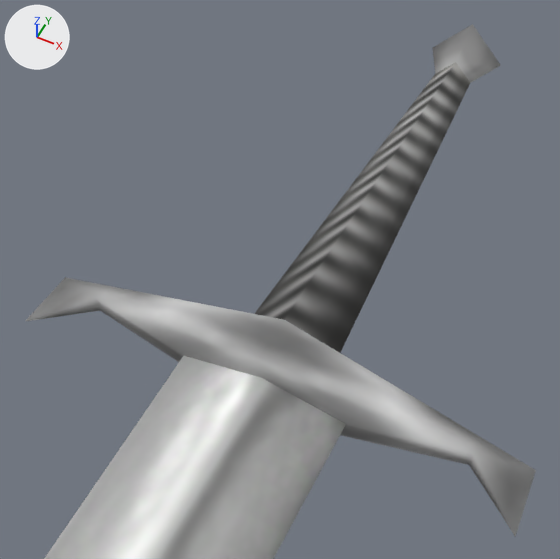
The Blender file models/items/weapons/medieval_weapons/one_handed_sword_1.blend as it was, and as the next commit left it.
Before and after are seen from a 50 mm lens placed at (0.047, 0.0534, 0.1482), pointed at (-0.0183, 0.1839, -0.0149). The axes (+X, +Y, +Z) are drawn at upper left. The lights are the same throughout. The first picture is the older version.

In view in the first picture: 'Blade', 'Handle'.
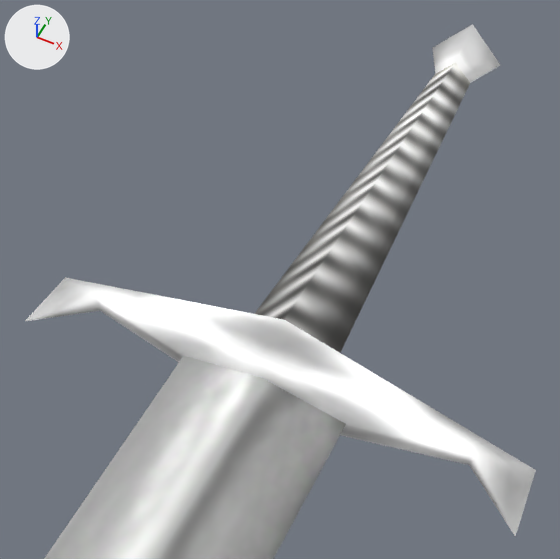
Changed parts and their boxes (x1, y1, x2, y2) in the pictures (560 x 559 px):
'Handle', recoloured (grey to white)
    both: (26, 24, 536, 536)

The change, as a list of edits to the scene's bpy script:
```text
Add mat_mat_one_handed_sword_1_brighterhandle:
    mat_mat_one_handed_sword_1_brighterhandle = bpy.data.materials.new('mat_one_handed_sword_1_BrighterHandle')
    # colours: white #ffffff
    # uses the picture img_tex_one_handed_sword_1
Change ob_handle:
    add ob_handle.material_slots[0].link = 'OBJECT'; ob_handle.material_slots[0].material = mat_mat_one_handed_sword_1_brighterhandle
```
